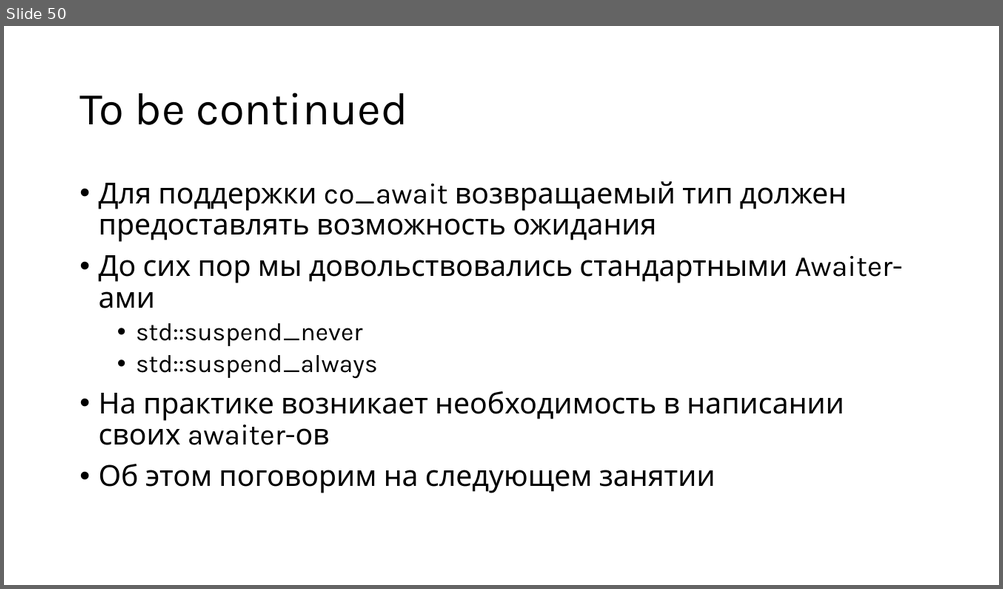
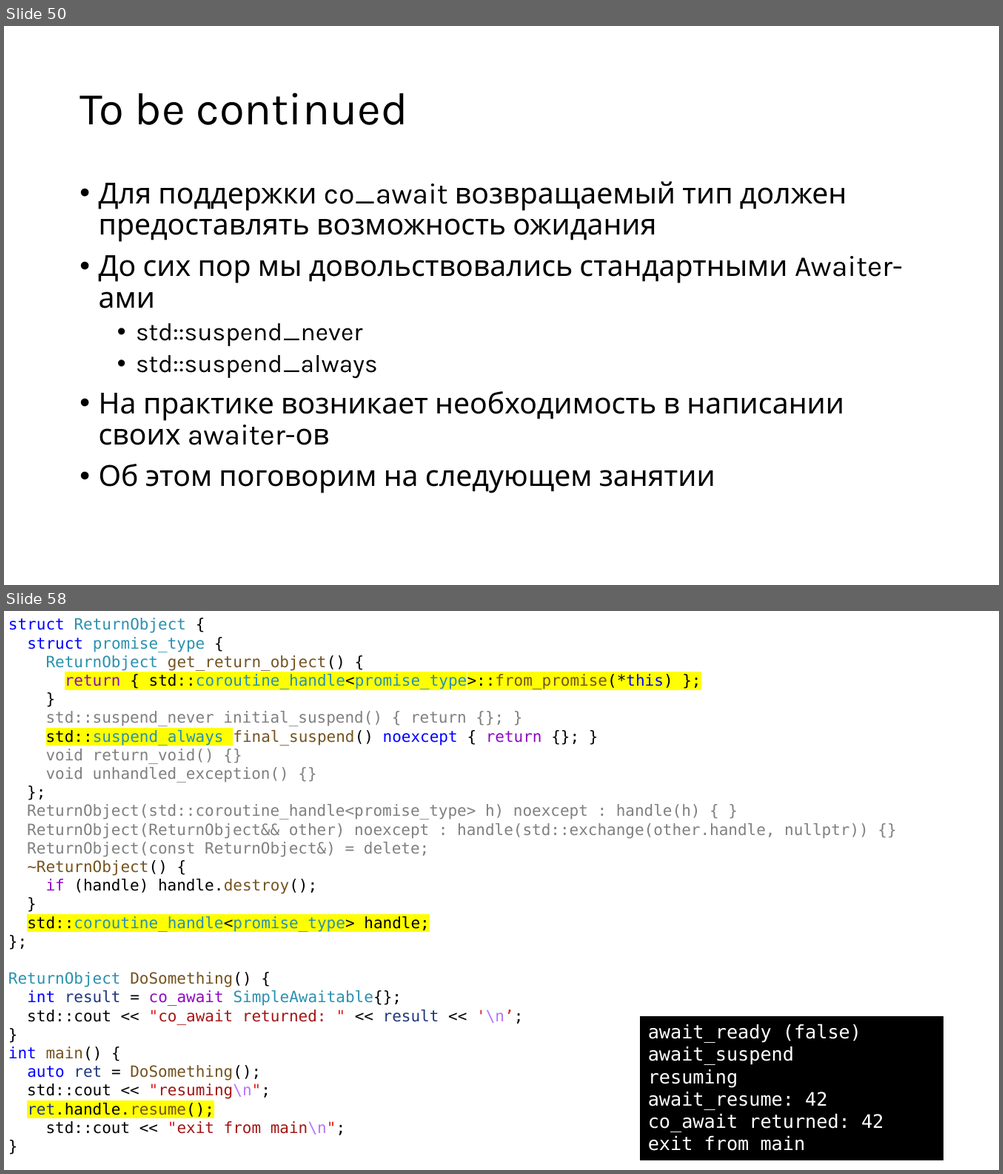
Before and after one commit to alexey-malov/pc, a slide deck: lectures/12/Coroutines.pptx. Shown one above the other, each under a label of ours: slide 50 before the commit, slides 50 and 58 after it; the slides between them are not shown. The pictures are 1003x589 and 1003x1174 pixels, drawn with LibreOffice and Linux fonts; fonts in the diff are those of the drawing. Boxes give left, top, right and bottom in pixels: in the first picture for what was removed or moved away, otherwise in the second. Text is boxed around its words. In the diff, an @@ line names an element or a change of style, - is before the commit and + after.

```diff
--- a/lectures/12/Coroutines.pptx
+++ b/lectures/12/Coroutines.pptx
@@ slide 58 added at (4,611,999,1170), background #FFFFFF @@
@@ text added at (8,618,868,1136), 15 pt, text #808080 @@
+struct ReturnObject {
+struct promise_type {
+ReturnObject get_return_object() {
+return { std::coroutine_handle<promise_type>::from_promise(*this) };
+}
+std::suspend_never initial_suspend() { return {}; }
+std::suspend_always final_suspend() noexcept { return {}; }
+void return_void() {}
+void unhandled_exception() {}
+};
+ReturnObject(std::coroutine_handle<promise_type> h) noexcept : handle(h) { }
+ReturnObject(ReturnObject&& other) noexcept : handle(std::exchange(other.handle, nullptr)) {}
+ReturnObject(const ReturnObject&) = delete;
+~ReturnObject() {
+if (handle) handle.destroy();
+}
+std::coroutine_handle<promise_type> handle;
+};
+ReturnObject DoSomething() {
+int result = co_await SimpleAwaitable{};
+std::cout << "co_await returned: " << result << '\n’;
+}
+int main() {
+auto ret = DoSomething();
+std::cout << "resuming\n";
+ret.handle.resume();
+std::cout << "exit from main\n";
+}
@@ rectangle added at (640,1017,942,1160), fill #000000, outline #000000 1.5 pt, 18 pt, text #FFFFFF @@
+await_ready (false)
+await_suspend
+resuming
+await_resume: 42
+co_await returned: 42
+exit from main
```
Also in this commit, not shown: 2 slides changed, 25 other slides added, 4 slides removed, 3 other files.
